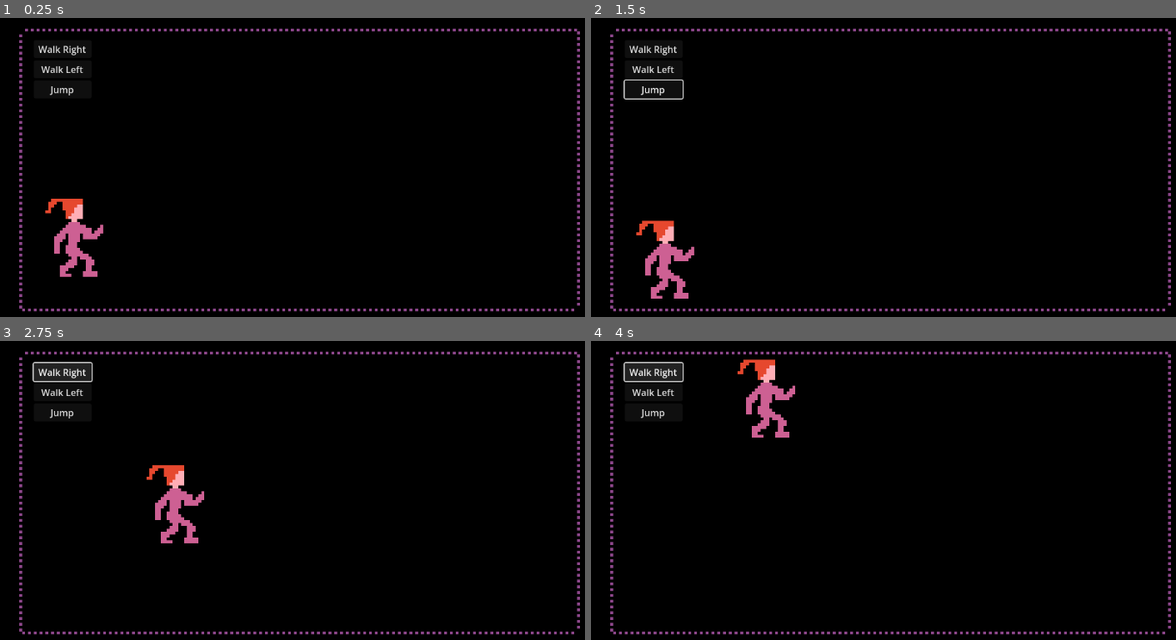
Above: before the commit, frames 1-4 (two rows, left to right).
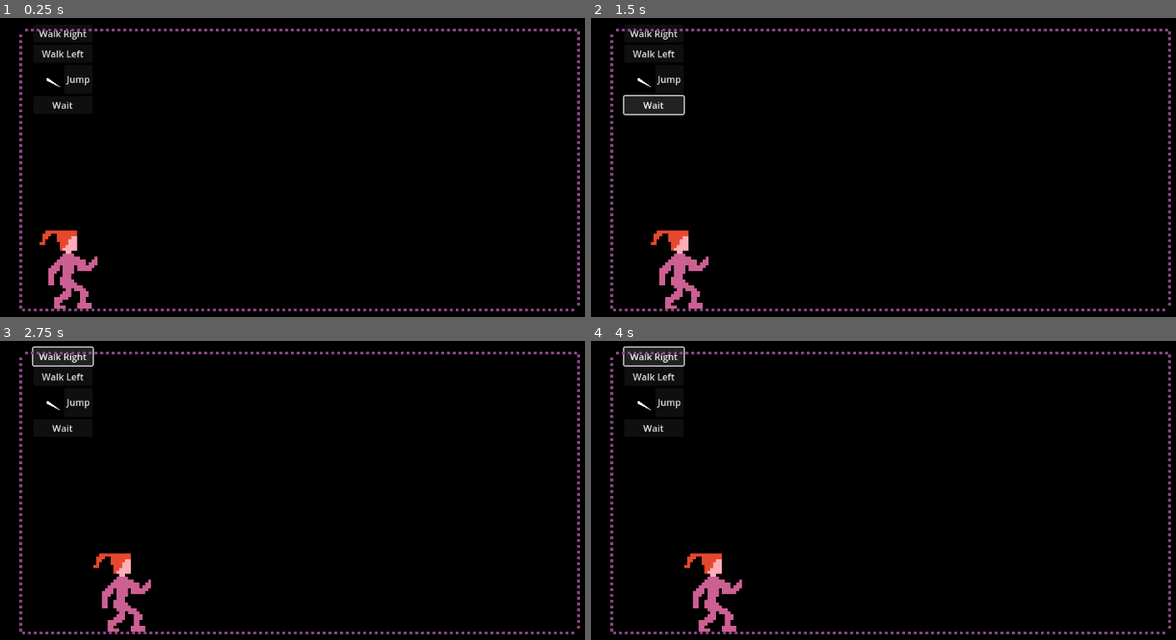
Above: after the commit, the same moments.

Repository: CloneDeath/LoveIsFury
Game: Godot game, scene res://Game.tscn
Two runs of this game, one before a commit and one after it. Both use one fixed random seed, a clock stepped at 60 frames per second and the inputs below.
Inputs (mouse positions are in pixels of both pictures, inside the frame that each line leads up to):
- Up to frame 1 (0.25 s): no input
- Up to frame 2 (1.5 s): click "Jump" at 0.5 s; click (655, 104) at 1.25 s, where only the run after the commit has a clickable "Wait"
- Up to frame 3 (2.75 s): click "Walk Right" at 2 s
- Up to frame 4 (4 s): click "Walk Left" at 2.75 s; click "Walk Right" at 3.5 s

The runs differ from the first frame. In frame 1, 2.3% of the frame differs, in the area x 6-18%, y 3-98%; in frame 2, 2.8%; in frame 3, 3.4%; in frame 4, 3.4%, in the area x 5-35%, y 1-98%.

Commit message:
more progress

Diff:
--- a/Game.tscn
+++ b/Game.tscn
@@ -26,6 +26,6 @@
 [node name="DynamicEntities" type="Node2D" parent="."]
 
 [node name="Player" parent="DynamicEntities" instance=ExtResource("2_ypbkg")]
-position = Vector2(34, 101)
+position = Vector2(32, 112)
 
 [connection signal="advance_time" from="Camera2D/PlayerController" to="." method="_on_player_controller_advance_time"]
--- /dev/null
+++ b/player/DirectionPicker.gd
@@ -0,0 +1,48 @@
+@tool
+extends Control
+
+var magnitude: float:
+	get:
+		return vector.length();
+	set(value):
+		_end = _start + (vector.normalized() * value * _vector_scale);
+
+var vector: Vector2:
+	get:
+		return (_end - _start) / _vector_scale;
+	set(value):
+		_end = _start + (value * _vector_scale);
+
+var _vector_scale: float:
+	get:
+		return min(size.x, size.y) / 2;
+
+var _start: Vector2:
+	get:
+		return $Pointer.points[0];
+	set(value):
+		$Pointer.points[0] = value;
+
+var _end: Vector2:
+	get:
+		return $Pointer.points[1];
+	set(value):
+		$Pointer.points[1] = value;
+
+func _gui_input(event):
+	if (event is InputEventMouseButton and event.is_pressed() and event.button_index == MOUSE_BUTTON_LEFT):
+		_end = event.position;
+		_clamp();
+		print(vector);
+	if (event is InputEventMouseMotion and event.button_mask & MOUSE_BUTTON_LEFT):
+		_end = event.position;
+		_clamp();
+		print(vector);
+
+func _process(delta):
+	_start = size / 2;
+	_clamp();
+
+func _clamp():
+	magnitude = clamp(magnitude, 0, 1);
+	_end = _end.clamp(Vector2(), size);
--- /dev/null
+++ b/player/DirectionPicker.tscn
@@ -0,0 +1,24 @@
+[gd_scene load_steps=3 format=3 uid="uid://b15ntxi042cgp"]
+
+[ext_resource type="Script" path="res://player/DirectionPicker.gd" id="1_un8jx"]
+
+[sub_resource type="Curve" id="Curve_ns5am"]
+_data = [Vector2(0, 1), 0.0, 0.0, 0, 0, Vector2(1, 0.120879), 0.0, 0.0, 0, 0]
+point_count = 2
+
+[node name="DirectionPicker" type="Control"]
+layout_mode = 3
+anchors_preset = 15
+anchor_right = 1.0
+anchor_bottom = 1.0
+grow_horizontal = 2
+grow_vertical = 2
+script = ExtResource("1_un8jx")
+
+[node name="Pointer" type="Line2D" parent="."]
+points = PackedVector2Array(143, 216, 189, 128)
+width = 5.0
+width_curve = SubResource("Curve_ns5am")
+joint_mode = 2
+begin_cap_mode = 2
+end_cap_mode = 2
--- a/player/Player.gd
+++ b/player/Player.gd
@@ -1,14 +1,15 @@
 extends CharacterBody2D
 class_name Player
 
-const SPEED = 300.0
-const JUMP_VELOCITY = -400.0
+const SPEED = 100.0
+const JUMP_VELOCITY = 400.0
 
 # Get the gravity from the project settings to be synced with RigidBody nodes.
 var gravity: float = ProjectSettings.get_setting("physics/2d/default_gravity");
 
 var walk_dir := 0;
 var do_jump := false;
+var do_jump_vector := Vector2.ZERO;
 
 func _physics_process(delta):
 	if not is_on_floor():
@@ -16,15 +17,18 @@
 
 	if do_jump and is_on_floor():
 		do_jump = false;
-		velocity.y = JUMP_VELOCITY;
+		velocity += do_jump_vector * JUMP_VELOCITY;
 
 	var direction = walk_dir;
 	if direction:
 		velocity.x = direction * SPEED
-	else:
+	elif (is_on_floor()):
 		velocity.x = move_toward(velocity.x, 0, SPEED)
 
 	move_and_slide()
+
+func stop():
+	walk_dir = 0;
 
 func walk_right():
 	walk_dir = 1;
@@ -32,5 +36,6 @@
 func walk_left():
 	walk_dir = -1;
 
-func jump():
+func jump(vector):
 	do_jump = true;
+	do_jump_vector = vector;
--- a/player/Player.tscn
+++ b/player/Player.tscn
@@ -6,12 +6,12 @@
 [sub_resource type="RectangleShape2D" id="RectangleShape2D_p5528"]
 size = Vector2(8, 26)
 
-[sub_resource type="Animation" id="Animation_7rgx1"]
-resource_name = "idle"
+[sub_resource type="Animation" id="Animation_aaym4"]
+length = 0.001
 tracks/0/type = "value"
 tracks/0/imported = false
 tracks/0/enabled = true
-tracks/0/path = NodePath("sprite:frame_coords")
+tracks/0/path = NodePath("Sprite:frame_coords")
 tracks/0/interp = 1
 tracks/0/loop_wrap = true
 tracks/0/keys = {
@@ -21,12 +21,12 @@
 "values": [Vector2i(0, 0)]
 }
 
-[sub_resource type="Animation" id="Animation_aaym4"]
-length = 0.001
+[sub_resource type="Animation" id="Animation_7rgx1"]
+resource_name = "idle"
 tracks/0/type = "value"
 tracks/0/imported = false
 tracks/0/enabled = true
-tracks/0/path = NodePath("sprite:frame_coords")
+tracks/0/path = NodePath("Sprite:frame_coords")
 tracks/0/interp = 1
 tracks/0/loop_wrap = true
 tracks/0/keys = {
@@ -50,7 +50,7 @@
 position = Vector2(0, -13)
 shape = SubResource("RectangleShape2D_p5528")
 
-[node name="sprite" type="Sprite2D" parent="."]
+[node name="Sprite" type="Sprite2D" parent="."]
 texture_filter = 3
 position = Vector2(0, -16)
 texture = ExtResource("1_c5d7l")
--- a/player/PlayerController.gd
+++ b/player/PlayerController.gd
@@ -12,5 +12,9 @@
 	advance_time.emit(0.1);
 
 func _on_jump_pressed():
-	player.jump();
+	player.stop();
+	player.jump(%JumpDirection.vector);
 	advance_time.emit(0.1);
+
+func _on_wait_pressed():
+	advance_time.emit(0.1);
--- a/player/PlayerController.tscn
+++ b/player/PlayerController.tscn
@@ -1,6 +1,7 @@
-[gd_scene load_steps=2 format=3 uid="uid://ctfb60rssirxr"]
+[gd_scene load_steps=3 format=3 uid="uid://ctfb60rssirxr"]
 
 [ext_resource type="Script" path="res://player/PlayerController.gd" id="1_2htms"]
+[ext_resource type="PackedScene" uid="uid://b15ntxi042cgp" path="res://player/DirectionPicker.tscn" id="2_gxk3l"]
 
 [node name="PlayerController" type="Control"]
 layout_mode = 3
@@ -28,10 +29,23 @@
 text = "Walk Left
 "
 
-[node name="Jump" type="Button" parent="VBoxContainer"]
+[node name="HBoxContainer" type="HBoxContainer" parent="VBoxContainer"]
+layout_mode = 2
+
+[node name="JumpDirection" parent="VBoxContainer/HBoxContainer" instance=ExtResource("2_gxk3l")]
+unique_name_in_owner = true
+custom_minimum_size = Vector2(50, 50)
+layout_mode = 2
+
+[node name="Jump" type="Button" parent="VBoxContainer/HBoxContainer"]
 layout_mode = 2
 text = "Jump"
 
+[node name="Wait" type="Button" parent="VBoxContainer"]
+layout_mode = 2
+text = "Wait"
+
 [connection signal="pressed" from="VBoxContainer/WalkRight" to="." method="_on_walk_right_pressed"]
 [connection signal="pressed" from="VBoxContainer/WalkLeft" to="." method="_on_walk_left_pressed"]
-[connection signal="pressed" from="VBoxContainer/Jump" to="." method="_on_jump_pressed"]
+[connection signal="pressed" from="VBoxContainer/HBoxContainer/Jump" to="." method="_on_jump_pressed"]
+[connection signal="pressed" from="VBoxContainer/Wait" to="." method="_on_wait_pressed"]
Binary file added: player/Daddy.aseprite
Binary file added: player/Daddy.png
Not shown, added: player/Daddy.png.import
Binary file added: player/Mommy.aseprite
Binary file added: player/Mommy.png
Not shown, added: player/Mommy.png.import
Binary file changed: player/Player.aseprite
